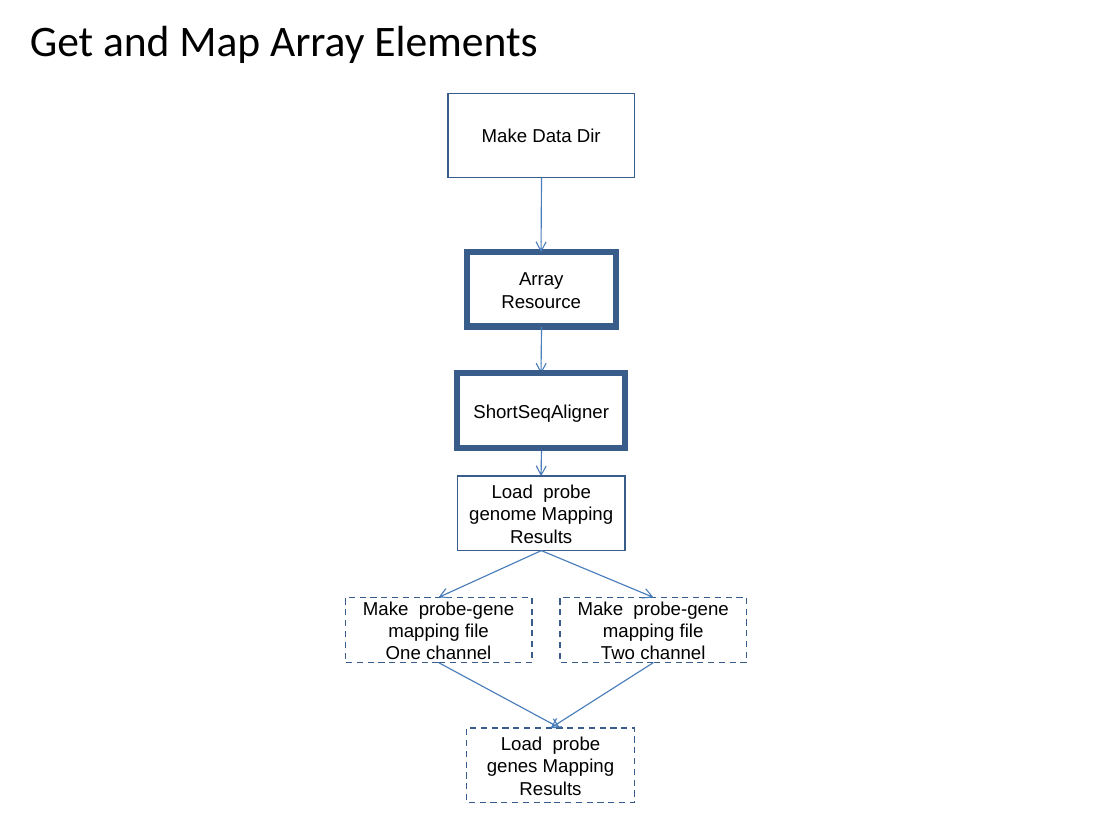
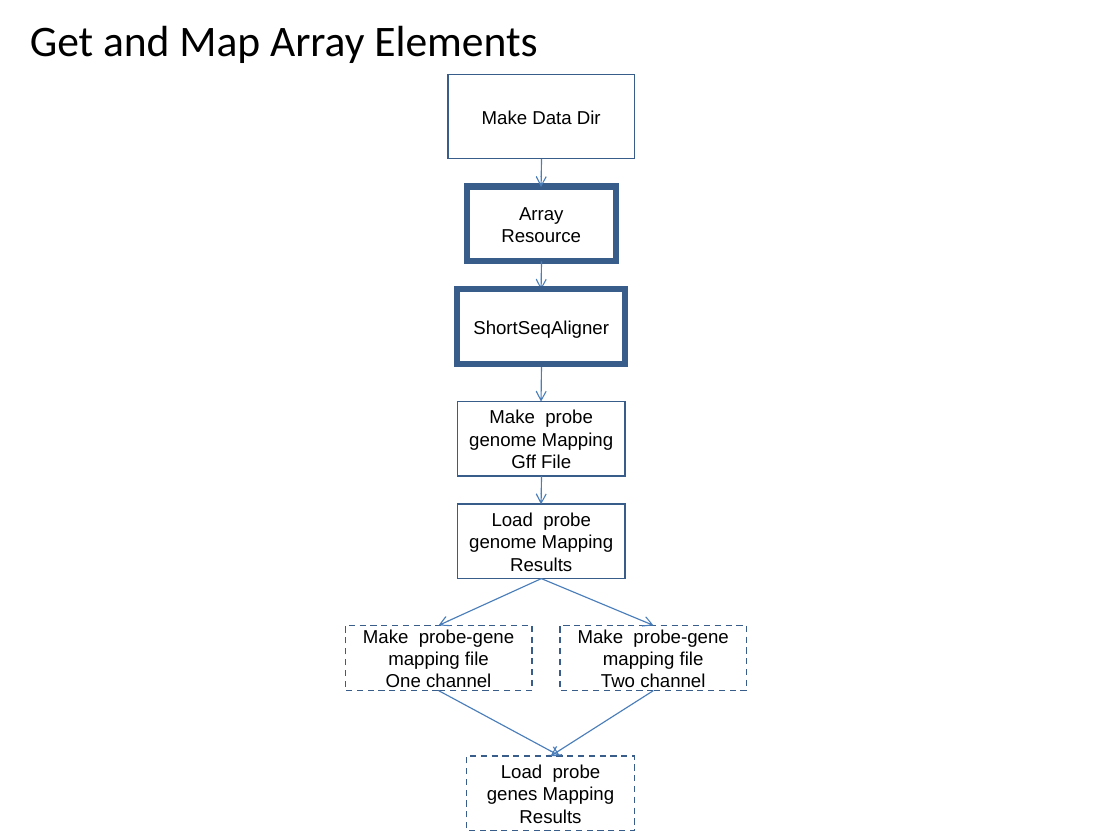
Before and after one commit to VEuPathDB/ApiCommonWorkflow, a slide deck: slide 46 of Main/doc/IntegratedWorkflow.ppt. Drawn at 1120x840 pixels with LibreOffice and Linux fonts; fonts in the diff are those of the drawing. Boxes give left, top, right and bottom in pixels: in the first picture for what was removed or moved away, otherwise in the second. Text is boxed around its words. In the diff, an @@ line names an element or a change of style, - is before the commit and + after.

Commit message:
ajust getAndMapProbes

```diff
--- a/Main/doc/IntegratedWorkflow.ppt
+++ b/Main/doc/IntegratedWorkflow.ppt
@@ rectangle "Make Data Dir": place and size @@
-rectangle "Make Data Dir" at box(448, 93, 635, 177)
+rectangle "Make Data Dir" at box(448, 75, 635, 159)
@@ arrow moved from (542, 177) - (541, 252) to (542, 159) - (541, 187) @@
@@ rectangle "Array": place and size @@
-rectangle "Array" at box(467, 252, 616, 327)
+rectangle "Array" at box(467, 187, 616, 262)
@@ arrow moved from (542, 327) - (541, 374) to (542, 261) - (541, 290) @@
@@ rectangle "ShortSeqAligner": place and size @@
-rectangle "ShortSeqAligner" at box(457, 373, 625, 448)
+rectangle "ShortSeqAligner" at box(457, 289, 625, 364)
@@ arrow moved from (542, 448) - (541, 476) to (542, 364) - (541, 402) @@
@@ rectangle added at box(457, 401, 625, 476), outline #385D8A 0.99 pt, 12 pt, text #000000 @@
+Make probe genome Mapping Gff File
@@ arrow added from (542, 476) to (541, 504), #4A7EBB 0.74 pt @@
@@ 4 rectangles, 4 arrows: place and size @@
-4 rectangles, 4 arrows at box(345, 476, 747, 803)
+4 rectangles, 4 arrows at box(345, 504, 747, 831)
```
